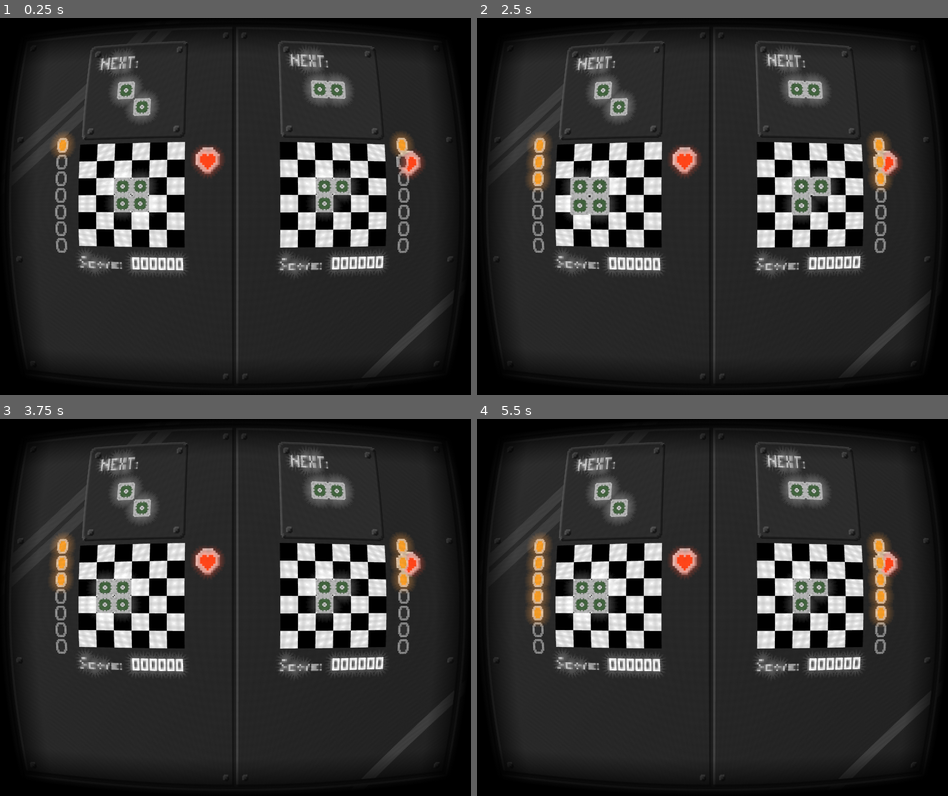
Above: before the commit, frames 1-4 (two rows, left to right).
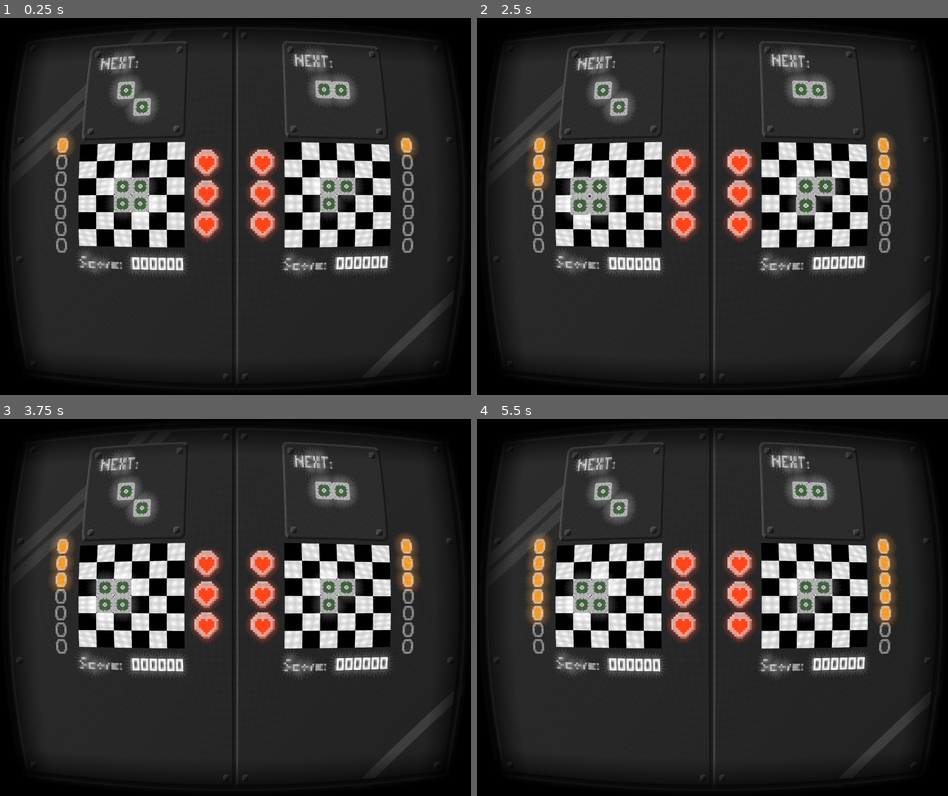
Above: after the commit, the same moments.

Repository: Mathiouza/ArcadeRhythm
Game: Godot game, scene res://Scenes/Application.tscn
The game is run twice, just before and just after one commit, with the same random seed, the same clock (stepped at 60 frames per second) and the same inputs. The project has no main scene, so this scene is started directly. Sound files missing from this copy of the repository are replaced by a short silence.
Inputs:
- Up to frame 1 (0.25 s): no input
- Up to frame 2 (2.5 s): tap Enter at 0.5 s; tap R (0red1) at 0.6, 2.1 s; tap F (0red2) at 1.35 s; tap Space at 2 s
- Up to frame 3 (3.75 s): tap F (0red2) at 2.85 s; tap Enter at 3.5 s; tap R (0red1) at 3.6 s
- Up to frame 4 (5.5 s): tap Space at 4.25 s; tap F (0red2) at 4.35 s; tap Enter at 5 s; tap R (0red1) at 5.1 s

The runs differ from the first frame. In frame 1, 6.6% of the frame differs, in the area x 40-91%, y 6-69%; in frame 2, 6.8%; in frame 3, 6.7%; in frame 4, 7.0%.

Commit message:
Adds level up animation

Diff:
--- a/Scenes/Game.tscn
+++ b/Scenes/Game.tscn
@@ -37,5 +37,5 @@
 
 [node name="Terrain2" parent="." instance=ExtResource( 7 )]
 visible = false
-position = Vector2( 254, 112 )
+position = Vector2( 258, 112 )
 controller = 1
--- a/Scenes/Heart.tscn
+++ b/Scenes/Heart.tscn
@@ -4,8 +4,9 @@
 [ext_resource path="res://Assets/Shaders/BeatShader.tres" type="Shader" id=2]
 
 [sub_resource type="ShaderMaterial" id=1]
+resource_local_to_scene = true
 shader = ExtResource( 2 )
-shader_param/color = Color( 0.945098, 0.192157, 0.0705882, 1 )
+shader_param/color = Color( 0.2, 0.2, 0.2, 1 )
 
 [node name="Heart" type="Sprite"]
 material = SubResource( 1 )
--- /dev/null
+++ b/Scenes/Message.tscn
@@ -0,0 +1,45 @@
+[gd_scene load_steps=5 format=2]
+
+[ext_resource path="res://Scripts/Message.gd" type="Script" id=1]
+[ext_resource path="res://Scenes/Panel.tscn" type="PackedScene" id=2]
+[ext_resource path="res://Assets/Fonts/pixels.ttf" type="DynamicFontData" id=3]
+
+[sub_resource type="DynamicFont" id=1]
+size = 32
+font_data = ExtResource( 3 )
+
+[node name="Message" type="Node2D"]
+modulate = Color( 1, 1, 1, 0 )
+scale = Vector2( 2, 2 )
+script = ExtResource( 1 )
+text = "LEVEL UP!"
+
+[node name="Panel" parent="." instance=ExtResource( 2 )]
+anchor_left = 0.5
+anchor_top = 0.5
+anchor_right = 0.5
+anchor_bottom = 0.5
+margin_left = -83.0
+margin_top = -34.0
+margin_right = 83.0
+margin_bottom = 35.0
+horizontal_bolts = 2
+
+[node name="Label" type="Label" parent="."]
+anchor_left = 0.5
+anchor_top = 0.5
+anchor_right = 0.5
+anchor_bottom = 0.5
+margin_left = -81.0
+margin_top = -33.0
+margin_right = 81.0
+margin_bottom = 33.0
+custom_fonts/font = SubResource( 1 )
+text = "LEVEL UP!"
+align = 1
+valign = 1
+clip_text = true
+
+[node name="Tween" type="Tween" parent="."]
+
+[node name="Tween2" type="Tween" parent="."]
--- a/Scenes/Terrain.tscn
+++ b/Scenes/Terrain.tscn
@@ -9,19 +9,27 @@
 [ext_resource path="res://Scripts/LevelsContainer.gd" type="Script" id=7]
 [ext_resource path="res://Scenes/Panel.tscn" type="PackedScene" id=8]
 [ext_resource path="res://Scenes/Heart.tscn" type="PackedScene" id=9]
+[ext_resource path="res://Scripts/HeartsContainer.gd" type="Script" id=10]
+[ext_resource path="res://Assets/Shaders/BeatShader.tres" type="Shader" id=11]
+[ext_resource path="res://Scenes/Message.tscn" type="PackedScene" id=12]
+
+[sub_resource type="ShaderMaterial" id=3]
+resource_local_to_scene = true
+shader = ExtResource( 11 )
+shader_param/color = Color( 0.945098, 0.192157, 0.0705882, 1 )
+
+[sub_resource type="ShaderMaterial" id=2]
+resource_local_to_scene = true
+shader = ExtResource( 11 )
+shader_param/color = Color( 0.945098, 0.192157, 0.0705882, 1 )
+
+[sub_resource type="ShaderMaterial" id=1]
+resource_local_to_scene = true
+shader = ExtResource( 11 )
+shader_param/color = Color( 0.945098, 0.192157, 0.0705882, 1 )
 
 [node name="Terrain" type="Node2D"]
 script = ExtResource( 1 )
-
-[node name="TerrainContainer" type="Node2D" parent="."]
-
-[node name="Sprite" type="Sprite" parent="TerrainContainer"]
-texture = ExtResource( 2 )
-centered = false
-
-[node name="BlocksContainer" type="Node2D" parent="TerrainContainer"]
-unique_name_in_owner = true
-position = Vector2( 8, 8 )
 
 [node name="Panel" parent="." instance=ExtResource( 8 )]
 margin_left = 1.0
@@ -48,10 +56,6 @@
 custom_colors/font_color = Color( 0.639216, 0.639216, 0.639216, 1 )
 custom_fonts/font = ExtResource( 4 )
 text = "Score:"
-
-[node name="Heart" parent="." instance=ExtResource( 9 )]
-position = Vector2( 117, 17 )
-scale = Vector2( 2, 2 )
 
 [node name="ScoreNumber" type="Label" parent="."]
 margin_left = 47.0
@@ -63,6 +67,27 @@
 align = 1
 script = ExtResource( 6 )
 
+[node name="Message" parent="." instance=ExtResource( 12 )]
+position = Vector2( 48, 156 )
+
+[node name="HeartsContainer" type="Node2D" parent="."]
+position = Vector2( 116, 19 )
+script = ExtResource( 10 )
+
+[node name="Heart3" parent="HeartsContainer" instance=ExtResource( 9 )]
+material = SubResource( 3 )
+scale = Vector2( 2, 2 )
+
+[node name="Heart2" parent="HeartsContainer" instance=ExtResource( 9 )]
+material = SubResource( 2 )
+position = Vector2( 0, 28 )
+scale = Vector2( 2, 2 )
+
+[node name="Heart" parent="HeartsContainer" instance=ExtResource( 9 )]
+material = SubResource( 1 )
+position = Vector2( 0, 56 )
+scale = Vector2( 2, 2 )
+
 [node name="LevelsContainer" type="Node2D" parent="."]
 position = Vector2( -16, 0 )
 script = ExtResource( 7 )
@@ -213,6 +238,16 @@
 length = 7
 color = Color( 0.8, 0.45098, 0.113725, 1 )
 
+[node name="TerrainContainer" type="Node2D" parent="."]
+
+[node name="Sprite" type="Sprite" parent="TerrainContainer"]
+texture = ExtResource( 2 )
+centered = false
+
+[node name="BlocksContainer" type="Node2D" parent="TerrainContainer"]
+unique_name_in_owner = true
+position = Vector2( 8, 8 )
+
 [node name="Timer" type="Timer" parent="."]
 wait_time = 0.2
 one_shot = true
--- /dev/null
+++ b/Scripts/HeartsContainer.gd
@@ -0,0 +1,25 @@
+tool
+extends Node2D
+
+export(int, 0, 3) var lives = 3 setget set_lives
+export(Color) var unlit = Color(0.2, 0.2, 0.2, 1.0) setget set_unlit_color
+export(Color) var lit = Color("#f13112") setget set_lit_color
+
+func _ready():
+	update_display()
+
+func set_lives(new_value):
+	lives = new_value
+	update_display()
+
+func set_unlit_color(new_color):
+	unlit = new_color
+	update_display()
+
+func set_lit_color(new_color):
+	lit = new_color
+	update_display()
+
+func update_display():
+	for i in get_child_count():
+		get_child(i).material.set_shader_param("color", lit if i+1 <= lives else unlit)
--- /dev/null
+++ b/Scripts/Message.gd
@@ -0,0 +1,24 @@
+tool
+extends Node2D
+
+export(String) var text setget set_text
+
+onready var label = $Label
+
+func set_text(new_value):
+	text = new_value
+
+	if label != null:
+		label.text = text
+
+func start_animation(text):
+	set_text(text)
+	$Tween.interpolate_property(self, "scale", Vector2(2, 2), Vector2(1, 1), .4, Tween.TRANS_BACK, Tween.EASE_OUT)
+	$Tween2.interpolate_property(self, "modulate", Color(1, 1, 1, 0), Color(1, 1, 1, 1), .2, Tween.TRANS_QUART, Tween.EASE_OUT)
+	$Tween.interpolate_callback(self, 1, "end_animation")
+	$Tween.start()
+	$Tween2.start()
+
+func end_animation():
+	$Tween2.interpolate_property(self, "modulate", Color(1, 1, 1, 1), Color(1, 1, 1, 0), .2, Tween.TRANS_LINEAR, Tween.EASE_OUT)
+	$Tween2.start()
--- a/Scripts/Square.gd
+++ b/Scripts/Square.gd
@@ -25,6 +25,9 @@
 		position += speed * delta
 		rotation += rotation_speed * delta
 
+		if position.y > 500:
+			queue_free()
+
 func set_x(x: int):
 	self.x = x
 	position = Vector2(self.x*sprite_size, self.y*sprite_size)
--- a/Scripts/Terrain.gd
+++ b/Scripts/Terrain.gd
@@ -79,20 +79,15 @@
 		place()
 		set_score(0)
 
-var time = 0.0
-
 func update_display_beat():
 	if current_beat >= $LevelsContainer.get_number_of_beats():
 		force_placement()
 		current_beat = 0
 
 	$LevelsContainer.current_beat = current_beat + 1
-	time -= 60.0/150
 
 func _process(delta):
-
 	if !Engine.editor_hint && active:
-
 		if Input.is_action_just_pressed(str(controller)+"up") && check_for_edges(current_piece.x, current_piece.y-1, current_piece.rot, current_piece.square_positions):
 			current_piece.move(0, -1)
 
@@ -147,7 +142,7 @@
 		next_piece.queue_free()
 
 	next_piece = Piece.instance()
-	next_piece.color = level_colors[actual_level-1]
+	next_piece.color = level_colors[min(actual_level-1, level_colors.size()-1)]
 	next_piece.square_positions = shapes[randi() % SHAPE.size()]
 	$NextPieceContainer.add_child(next_piece)
 
@@ -157,7 +152,7 @@
 	current_piece.y = 2
 	current_piece.rot = 0
 	current_piece.square_positions = blocks
-	current_piece.color = level_colors[actual_level-1]
+	current_piece.color = level_colors[min(actual_level-1, level_colors.size()-1)]
 
 	add_child(current_piece)
 
@@ -165,8 +160,14 @@
 
 func force_placement():
 	if !check_for_placement(current_piece.x, current_piece.y, current_piece.rot, current_piece.square_positions):
-		emit_signal("gameover")
+		$HeartsContainer.lives -= 1
 		hit_animation()
+		if $HeartsContainer.lives == 0:
+			emit_signal("gameover")
+			active = false
+		else:
+			square_positions = []
+			squares = []
 	else:
 		place()
 
@@ -250,12 +251,13 @@
 	set_score(score + actualPoints)
 
 func pulsate():
-	on_beat = true
-	$Timer.start()
-	if current_piece != null:
-		current_piece.pulsate()
-	current_beat += 1
-	update_display_beat()
+	if active:
+		on_beat = true
+		$Timer.start()
+		if current_piece != null:
+			current_piece.pulsate()
+		current_beat += 1
+		update_display_beat()
 
 func _on_Timer_timeout():
 	on_beat = false
@@ -264,8 +266,10 @@
 	controller = new_controller
 	if controller == 0:
 		$LevelsContainer.position = Vector2(-16, 0)
+		$HeartsContainer.position = Vector2(116, 19)
 	else:
 		$LevelsContainer.position = Vector2(6*16+16, 0)
+		$HeartsContainer.position = Vector2(-20, 19)
 
 func set_score(new_score):
 	score = new_score
@@ -280,6 +284,9 @@
 	$ScoreNumber.score = score
 
 func set_level(new_level):
+	if new_level > actual_level:
+		$Message.start_animation("LEVEL UP!")
+
 	actual_level = new_level
 
 	current_piece.color = level_colors
Not shown: 1 places in Scenes/Terrain.tscn that only renumber resources
Not shown, removed: Assets/Sprites/.Panel.png-autosave.kra
